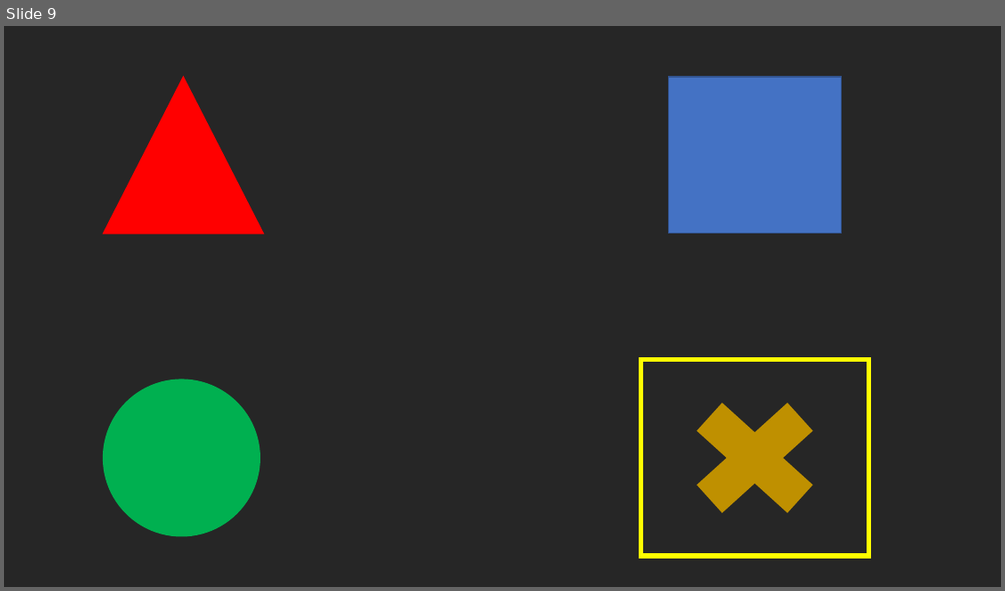
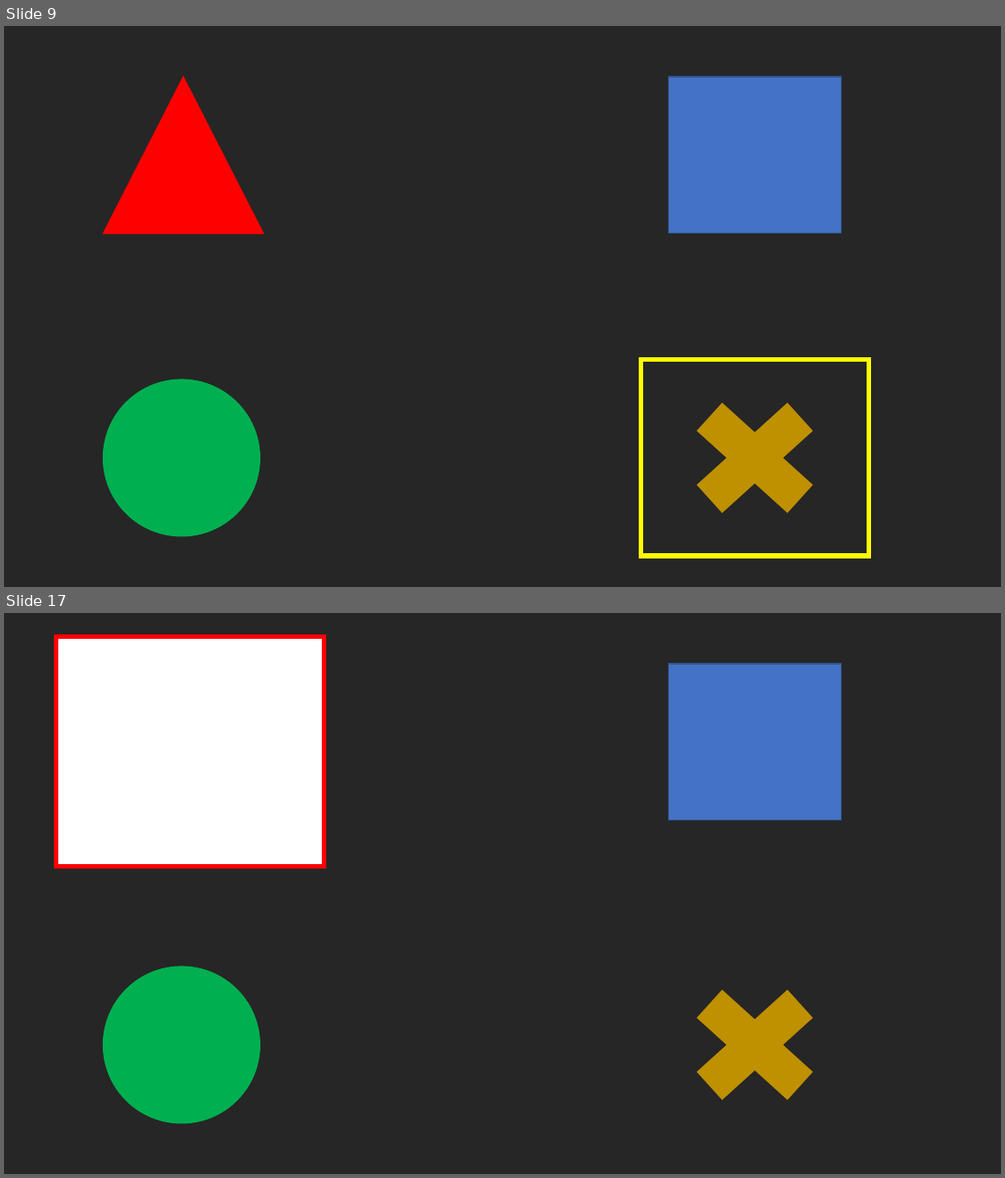
Before and after one commit to liranGur/gTec4ALS-Team-15, a slide deck: P300/TriggersBank/visual tirggers.pptx. Shown one above the other, each under a label of ours: slide 9 before the commit, slides 9 and 17 after it; the slides between them are not shown. The pictures are 1005x591 and 1005x1178 pixels, drawn with LibreOffice and Linux fonts; fonts in the diff are those of the drawing. Boxes give left, top, right and bottom in pixels: in the first picture for what was removed or moved away, otherwise in the second. Text is boxed around its words. In the diff, an @@ line names an element or a change of style, - is before the commit and + after.

```diff
--- a/P300/TriggersBank/visual tirggers.pptx
+++ b/P300/TriggersBank/visual tirggers.pptx
@@ slide 17 added at [4, 613, 1001, 1174], background #262626 @@
@@ rectangle added at [57, 636, 324, 867], fill #FFFFFF, outline #FF0000 4.5 pt @@
@@ rectangle added at [668, 664, 841, 820], fill #4472C4, outline #325491 1 pt @@
@@ ellipse added at [104, 966, 259, 1123], fill #00B050, outline #00B050 1 pt @@
@@ cross added at [668, 966, 841, 1123], fill #BF9000, outline #BF9000 1 pt @@
```
Also in this commit, not shown: 9 other slides added, 16 other files.
